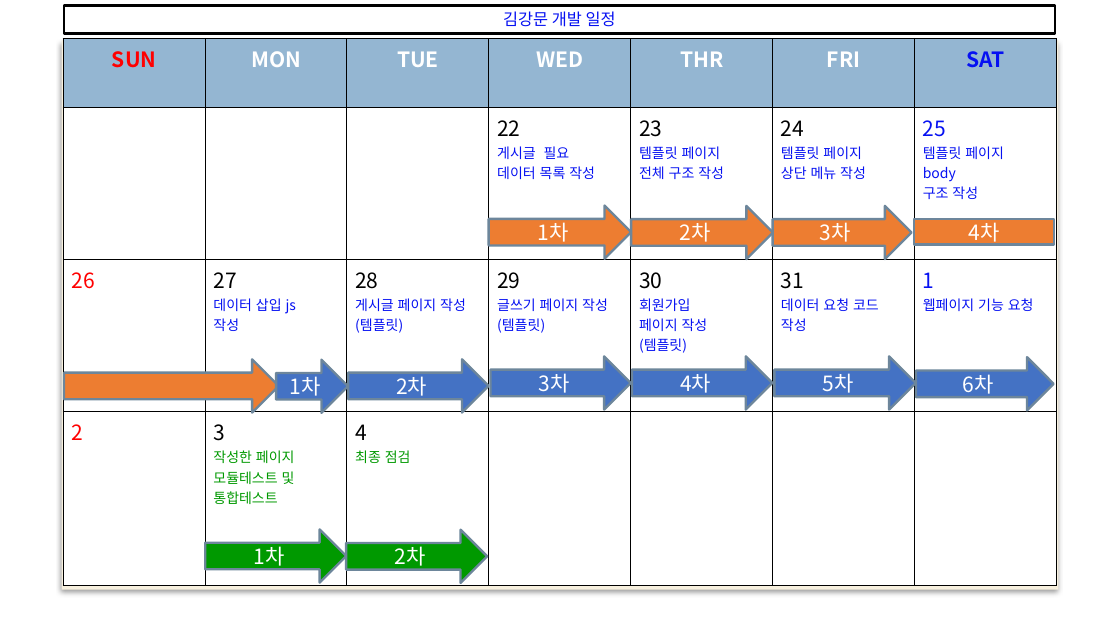
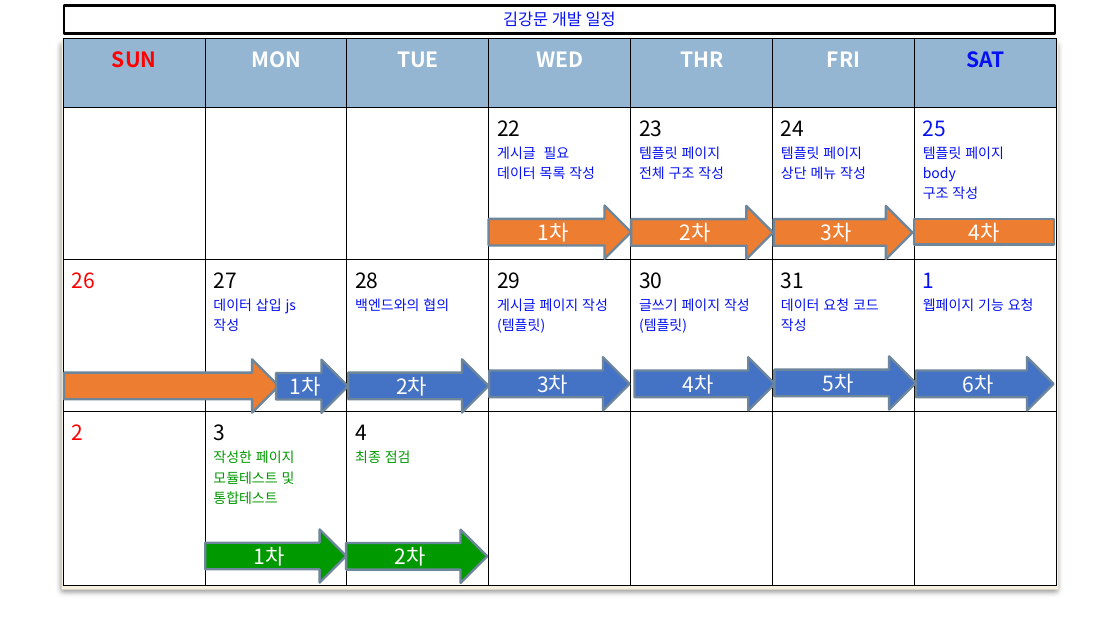
Before and after one commit to web5-kimgangmoon/teamproject_cloneCoding-Kim-Lee-Son-, a slide deck: slide 21 of 스케줄표.pptx. Drawn at 1120x630 pixels with LibreOffice and Linux fonts; fonts in the diff are those of the drawing; background and template pictures are left out. Boxes give left, top, right and bottom in pixels: in the first picture for what was removed or moved away, otherwise in the second. Text is boxed around its words. In the diff, an @@ line names an element or a change of style, - is before the commit and + after.

```diff
--- a/스케줄표.pptx
+++ b/스케줄표.pptx
@@ table at (x1=63, y1=39, x2=1057, y2=585) @@
-row 3: 26 | 27 / 데이터 삽입 js / 작성 | 28 / 게시글 페이지 작성 / (템플릿) | 29 / 글쓰기 페이지 작성 / (템플릿) | 30 / 회원가입 / 페이지 작성 / (템플릿) | 31 / 데이터 요청 코드 / 작성 | 1 / 웹페이지 기능 요청
+row 3: 26 | 27 / 데이터 삽입 js / 작성 | 28 / 백엔드와의 협의 | 29 / 게시글 페이지 작성 / (템플릿) | 30 / 글쓰기 페이지 작성 / (템플릿) | 31 / 데이터 요청 코드 / 작성 | 1 / 웹페이지 기능 요청
```
Also in this commit, not shown: 8 other slides changed, 2 other files.
